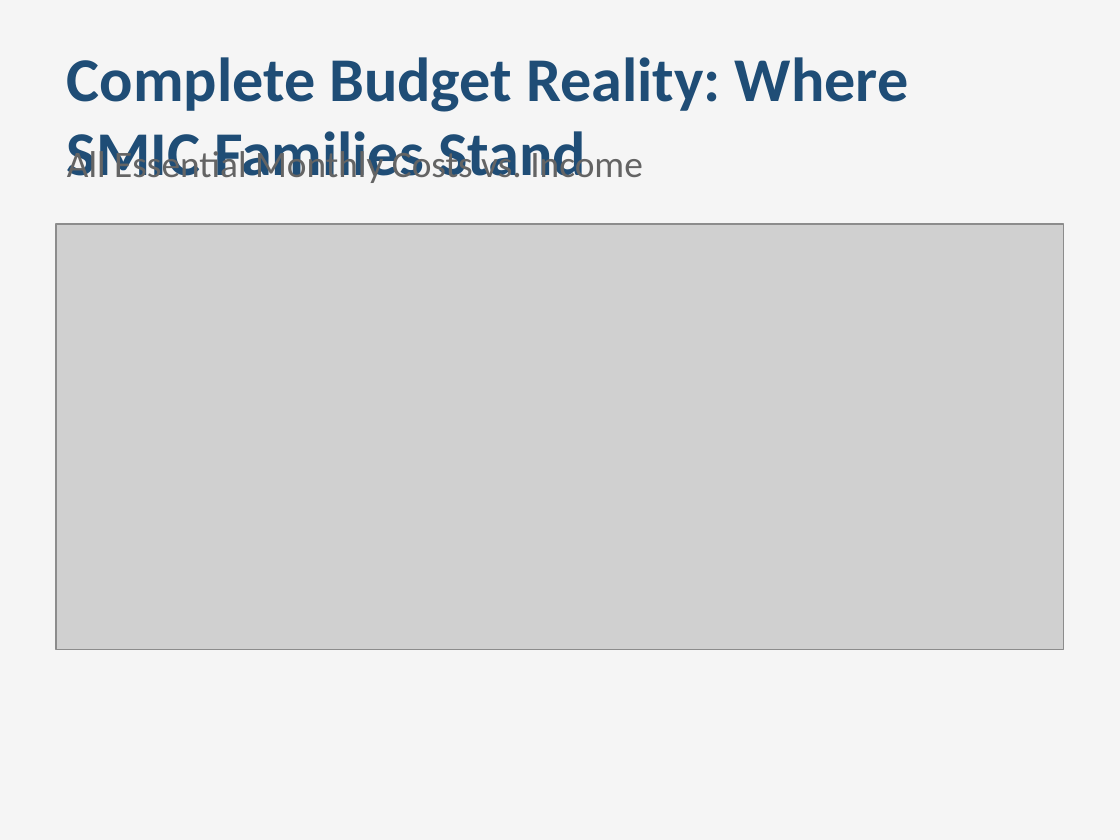
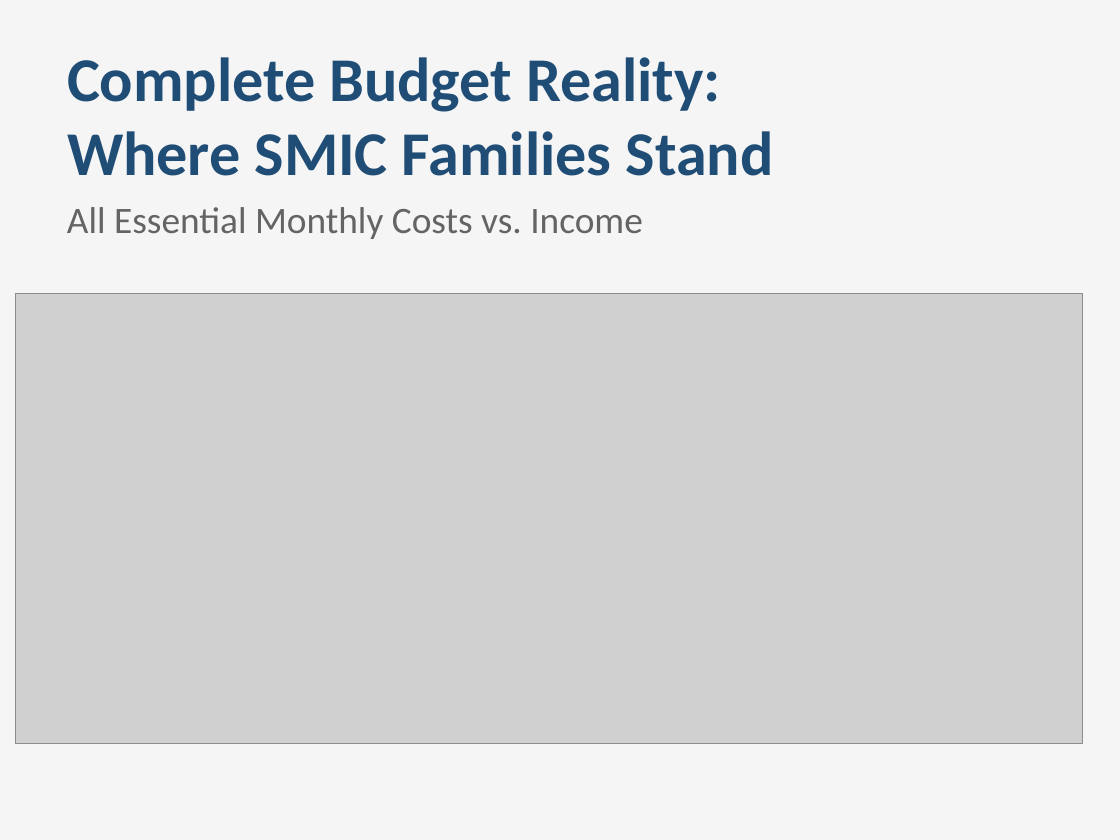
Before and after one commit to horaciofonseca-dev/snipping-prices-tool, a slide deck: slide 25 of CAPSTONE_DELIVERABLES/Snipper_Tool_Reality_vs_Official_Paris_UPDATED.pptx. Drawn at 1120x840 pixels with LibreOffice and Linux fonts; fonts in the diff are those of the drawing; grey boxes stand for pictures. Boxes give left, top, right and bottom in pixels: in the first picture for what was removed or moved away, otherwise in the second. Text is boxed around its words. In the diff, an @@ line names an element or a change of style, - is before the commit and + after.

```diff
--- a/CAPSTONE_DELIVERABLES/Snipper_Tool_Reality_vs_Official_Paris_UPDATED.pptx
+++ b/CAPSTONE_DELIVERABLES/Snipper_Tool_Reality_vs_Official_Paris_UPDATED.pptx
@@ text at [67, 57, 774, 176]: text changed @@
-Complete Budget Reality: Where SMIC Families Stand
+Complete Budget Reality:
+Where SMIC Families Stand
@@ text "All Essential Monthly Costs vs. ..." rewrapped from [67, 146, 643, 187] to [67, 207, 643, 239] @@
@@ picture: place and size @@
-picture at [56, 224, 1064, 650]
+picture at [16, 293, 1083, 744]
```
Also in this commit, not shown: 16 other slides changed, 1 slide removed, 8 other files.
